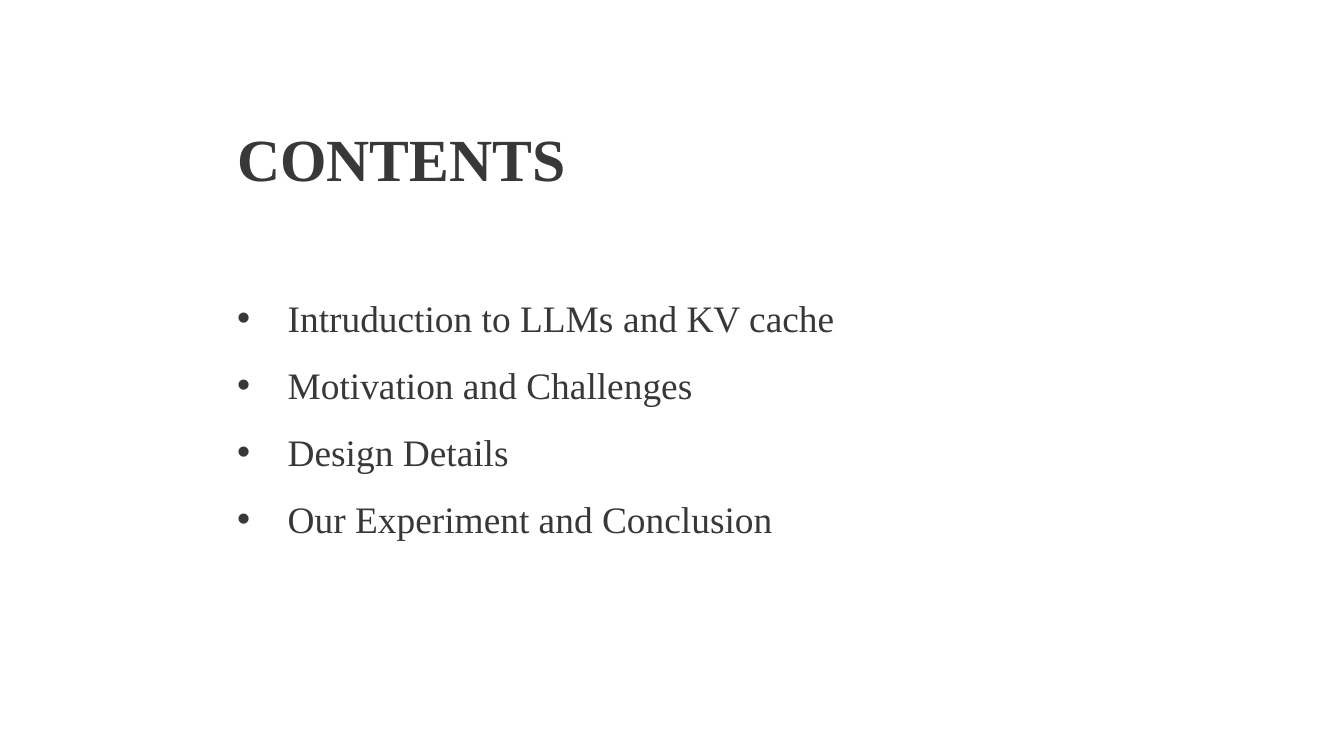
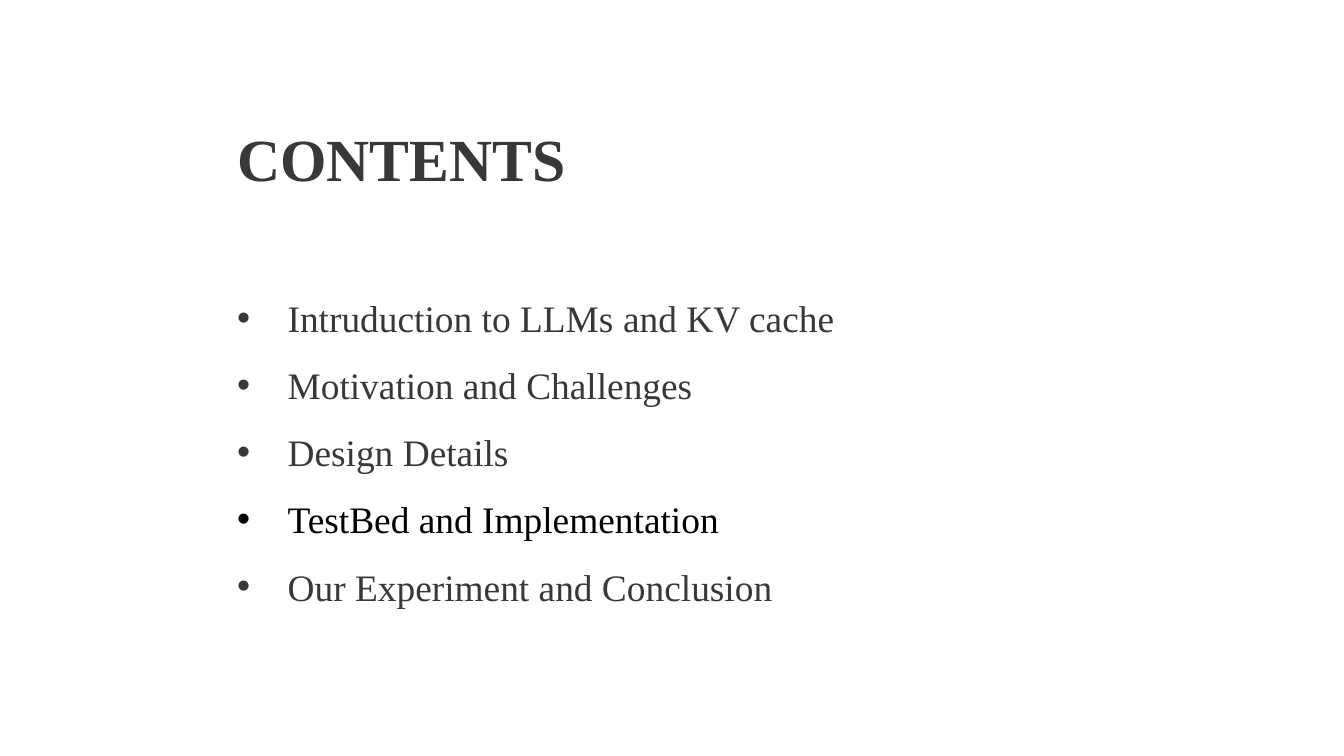
Before and after one commit to cseuconn/CSE-2024-Fall-OS, a slide deck: slide 2 of Kexin_Ricky_Dawei_John/Accelerating Trasformers via Multi-tiered Memory.pptx. Drawn at 1344x756 pixels with LibreOffice and Linux fonts; fonts in the diff are those of the drawing. Boxes give left, top, right and bottom in pixels: in the first picture for what was removed or moved away, otherwise in the second. Text is boxed around its words. In the diff, an @@ line names an element or a change of style, - is before the commit and + after.

```diff
--- a/Kexin_Ricky_Dawei_John/Accelerating Trasformers via Multi-tiered Memory.pptx
+++ b/Kexin_Ricky_Dawei_John/Accelerating Trasformers via Multi-tiered Memory.pptx
@@ text at (x1=288, y1=507, x2=719, y2=541): paragraph added @@
+• TestBed and Implementation
```
Also in this commit, not shown: 5 other slides changed, 7 slides added.
